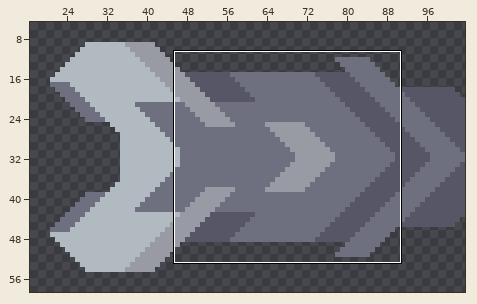
Sprite sheet: core/assets-raw/sprites/units/arkyid-leg-base.png. The picture above shows the old version from afar; the outline marks the close-up.
Close-up. Old version:
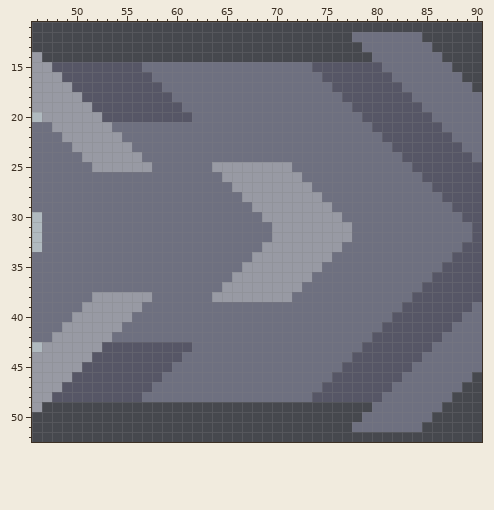
The file is 104x64 pixels. Shown: x 46..90, y 11..52. The wide view leaves out empty margins.
New version:
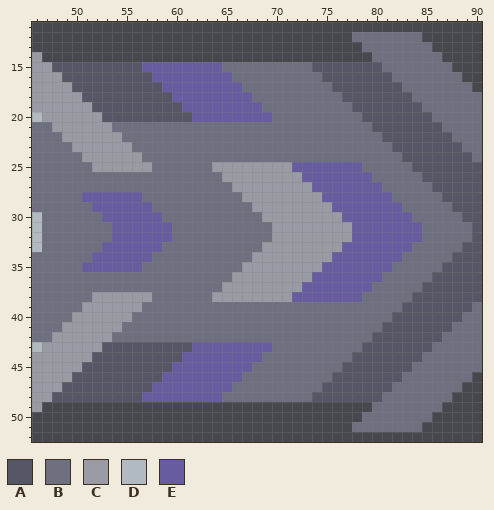
Palette (. is transparent): A #565666  B #6e7080  C #989aa4  D #b0bac0  E #665c9f
The exact change:
y 15: x 57..64 BBBBBBBB -> EEEEEEEE
y 16: x 58..65 BBBBBBBB -> EEEEEEEE
y 17: x 59..66 BBBBBBBB -> EEEEEEEE
y 18: x 60..67 BBBBBBBB -> EEEEEEEE
y 19: x 61..68 BBBBBBBB -> EEEEEEEE
y 20: x 62..69 BBBBBBBB -> EEEEEEEE
y 25: x 72..78 BBBBBBB -> EEEEEEE
y 26: x 73..79 BBBBBBB -> EEEEEEE
y 27: x 74..80 BBBBBBB -> EEEEEEE
y 28: x 51..56 BBBBBB -> EEEEEE; x 75..81 BBBBBBB -> EEEEEEE
y 29: x 52..57 BBBBBB -> EEEEEE; x 76..82 BBBBBBB -> EEEEEEE
y 30: x 53..58 BBBBBB -> EEEEEE; x 77..83 BBBBBBB -> EEEEEEE
y 31..32: x 54..59 BBBBBB -> EEEEEE; x 78..84 BBBBBBB -> EEEEEEE
y 33: x 53..58 BBBBBB -> EEEEEE; x 77..83 BBBBBBB -> EEEEEEE
y 34: x 52..57 BBBBBB -> EEEEEE; x 76..82 BBBBBBB -> EEEEEEE
y 35: x 51..56 BBBBBB -> EEEEEE; x 75..81 BBBBBBB -> EEEEEEE
y 36: x 74..80 BBBBBBB -> EEEEEEE
y 37: x 73..79 BBBBBBB -> EEEEEEE
y 38: x 72..78 BBBBBBB -> EEEEEEE
y 43: x 62..69 BBBBBBBB -> EEEEEEEE
y 44: x 61..68 BBBBBBBB -> EEEEEEEE
y 45: x 60..67 BBBBBBBB -> EEEEEEEE
y 46: x 59..66 BBBBBBBB -> EEEEEEEE
y 47: x 58..65 BBBBBBBB -> EEEEEEEE
y 48: x 57..64 BBBBBBBB -> EEEEEEEE
Boxes around the changes in both close-ups, in picture pixels (x1, y1, x2, y2):
changed: (82, 62, 422, 402)
